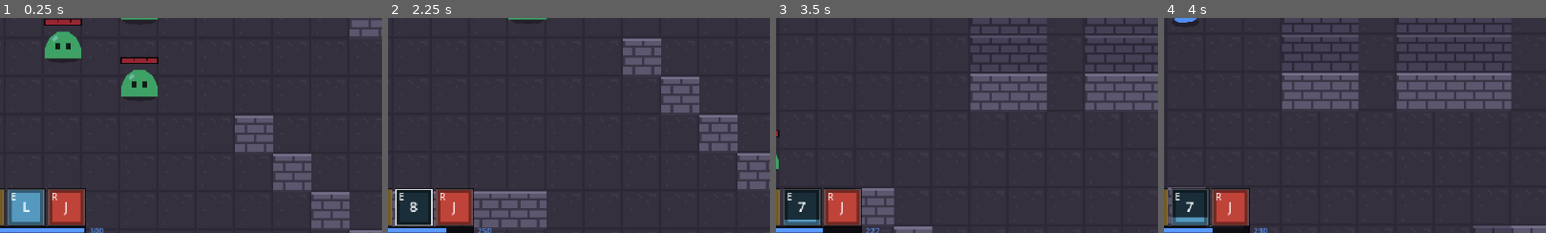
Above: before the commit, frames 1-4 (left to right).
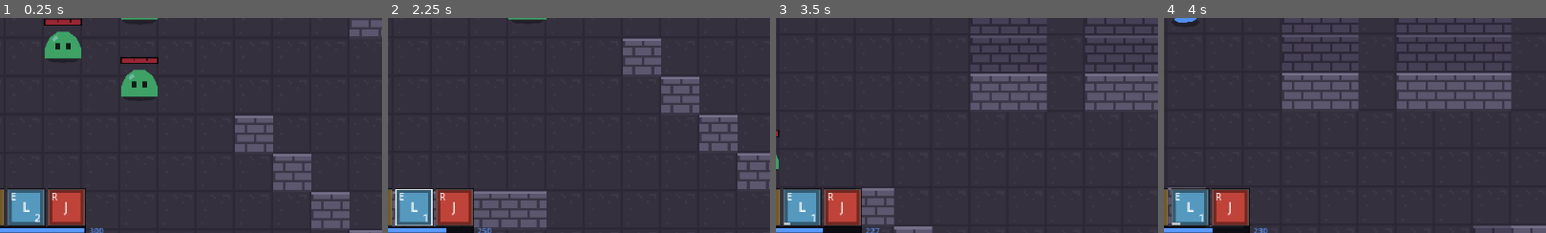
Above: after the commit, the same moments.

Repository: RyanAndrewsJR/uhgame
Game: Godot game, scene res://scenes/sandbox_main.tscn
The game is run twice, just before and just after one commit, with the same random seed, the same clock (stepped at 60 frames per second) and the same inputs. This scene is started directly instead of the project's main scene.
Inputs (mouse positions are % of the whole screen's width and height, from its top left):
- Up to frame 1 (0.25 s): no input
- Up to frame 2 (2.25 s): tap Enter at 0.5 s; move the mouse to (72, 45) at 0.52 s; hold D (move_right) 0.53-1.28 s; click (72, 45) at 0.6 s; tap Space (dash) at 0.8, 1.35 s; move the mouse to (30, 55) at 1.27 s; hold S (move_down) 1.28-2.03 s; click (30, 55) at 1.55 s; move the mouse to (60, 28) at 2.02 s; hold D (move_right) from 2.03 s (still down); tap E (ability_e) at 2.1 s
- Up to frame 3 (3.5 s): tap Space (dash) at 2.3 s; move the mouse to (45, 70) at 2.77 s; release D (move_right) at 2.78 s; hold W (move_up) from 2.78 s (still down); tap Q (ability_q) at 2.85 s; click (45, 70) at 3.05 s
- Up to frame 4 (4 s): move the mouse to (80, 65) at 3.52 s; release W (move_up) at 3.53 s; hold A (move_left) from 3.53 s (still down); tap R (ability_r) at 3.6 s; tap Space (dash) at 3.8 s
The pictures show only the part of the screen within x 49-99%, y 50-100%; the shares and areas given below are measured in that part.

The runs differ from the first frame. In frame 1, less than 0.1% of the frame differs, in the area x 9-11%, y 91-96%; in frame 2, 1.5%, in the area x 2-12%, y 80-97%; in frame 3, 1.3%; in frame 4, 1.3%.

Commit message:
ABILITIES AB4: charges

Diff:
--- a/game/scripts/abilities/ability.gd
+++ b/game/scripts/abilities/ability.gd
@@ -48,7 +48,7 @@
 @export var tags: Array[StringName] = []
 @export var display_name: String = "Ability"
 ## The tooltip template (get_tooltip()): plain text with placeholders such
-## as {damage}, {base_damage}, {ratios}, {cooldown}, {cost}, {range}, {cast_time},
+## as {damage}, {base_damage}, {ratios}, {cooldown}, {cost}, {charges}, {range}, {cast_time},
 ## or any param by name ({stun_duration}); {param%} shows it as a percent
 ## (0.35 -> 35%). Text without placeholders is shown as it is.
 @export_multiline var description: String = ""
@@ -66,6 +66,10 @@
 ## change it). Refunded if the cast is cancelled or interrupted before its
 ## effect. A unit without a resource pool pays nothing (ABILITIES.md, Costs).
 @export var resource_cost: float = 0.0
+## Stored casts (a scoped param, so items can add charges; min 1). Each
+## charge recharges over the cooldown, one at a time. Not the same as a
+## charge-up (holding the key). ABILITIES.md, Charges and recasts.
+@export var max_charges: int = 1
 ## Seconds rooted before the effect happens (LoL "cast time").
 @export var cast_time: float = 0.25
 ## LoL units. DIRECTION/POINT: from the caster's center. UNIT: edge to edge.
@@ -280,6 +284,8 @@
 			return _number_text(get_param(caster, &"cast_range"), percent)
 		"cost":
 			return _number_text(get_param(caster, &"resource_cost"), percent)
+		"charges":
+			return str(maxi(floori(get_param(caster, &"max_charges")), 1))
 	var value: Variant = get(key)
 	if value is float or value is int or get_scaling(StringName(key)) != null:
 		return _number_text(get_param(caster, StringName(key)), percent)
--- a/game/scripts/components/ability_component.gd
+++ b/game/scripts/components/ability_component.gd
@@ -24,9 +24,12 @@
 ## A cast was cancelled during its cast time (e.g. by a dash). cast_finished
 ## is emitted right after, so existing listeners still clean up.
 signal cast_cancelled(slot: StringName, ability: Ability)
-## A slot's cooldown counted down to 0 (not a refund). Plays the ability's
-## ready_sound (AUDIO.md).
+## A slot went from 0 charges to 1 by recharging (not a refund): it's
+## castable again. With max_charges 1 that's "its cooldown counted down to
+## 0". Plays the ability's ready_sound (AUDIO.md).
 signal cooldown_finished(slot: StringName, ability: Ability)
+## A slot's stored charges changed (cast, recharge, refund, max changed).
+signal charges_changed(slot: StringName, charges: int, max_charges: int)
 
 const SLOTS: Array[StringName] = [&"q", &"w", &"e", &"r"]
 ## Source id of the move_speed modifier from Ability.cast_move_speed_multiplier.
@@ -48,8 +51,10 @@
 var casting: bool = false
 var casting_slot: StringName = &""
 
-var _cooldown_left: Dictionary = {}   # slot -> seconds
+var _cooldown_left: Dictionary = {}   # slot -> seconds until the next charge (the recharge timer)
 var _cooldown_total: Dictionary = {}  # slot -> seconds (for the HUD sweep)
+var _charges: Dictionary = {}         # slot -> stored charges (set on first use: full)
+var _cast_took_charge: bool = false   # the cast in progress took a charge (a refund gives it back)
 var _pending: Dictionary = {}         # queued targeted cast: {slot, target}
 var _pending_repath: float = 0.0
 var _cast_serial: int = 0        # bumped by each cast and by a cancel
@@ -112,8 +117,24 @@
 	return unit.stats_component.get_cooldown(ability.get_param(unit, &"cooldown"))
 
 
+## True if the slot has a charge (with max_charges 1: its cooldown is done).
 func is_ready(slot: StringName) -> bool:
-	return get_ability(slot) != null and get_cooldown_left(slot) <= 0.0
+	return get_ability(slot) != null and get_charges(slot) > 0
+
+
+## Stored charges. A slot starts full the first time it's asked.
+func get_charges(slot: StringName) -> int:
+	if not _charges.has(slot):
+		_charges[slot] = get_max_charges(slot)
+	return _charges[slot]
+
+
+## max_charges after scoped modifiers (items), at least 1.
+func get_max_charges(slot: StringName) -> int:
+	var ability := get_ability(slot)
+	if ability == null:
+		return 1
+	return maxi(floori(ability.get_param(unit, &"max_charges")), 1)
 
 
 ## Ready, not casting, alive and not blocked. Doesn't look at the cost:
@@ -266,7 +287,7 @@
 	unit.attack.remove_lock(&"casting")
 	_remove_cast_move_speed()
 	if unit.is_alive():
-		_cooldown_left[slot] = 0.0  # Refund interrupted casts.
+		_restore_slot(slot)  # Refund interrupted casts (charge and cooldown).
 		_refund_cost()
 	casting = false
 	casting_slot = &""
@@ -283,7 +304,7 @@
 		unit.movement.remove_move_lock(&"casting")
 	unit.attack.remove_lock(&"casting")
 	_remove_cast_move_speed()
-	_cooldown_left[slot] = 0.0
+	_restore_slot(slot)
 	_refund_cost()
 	casting = false
 	casting_slot = &""
@@ -293,13 +314,7 @@
 
 func _physics_process(delta: float) -> void:
 	for s in SLOTS:
-		if _cooldown_left[s] > 0.0:
-			_cooldown_left[s] = maxf(_cooldown_left[s] - delta, 0.0)
-			if _cooldown_left[s] <= 0.0:
-				var ready_ability := get_ability(s)
-				if ready_ability != null:
-					Audio.play(ready_ability.ready_sound, 1.0, SoundEvent.Priority.HIGH)
-				cooldown_finished.emit(s, ready_ability)
+		_update_recharge(s, delta)
 
 	if _pending.is_empty() or casting:
 		return
@@ -326,8 +341,13 @@
 	var serial := _cast_serial
 	casting = true
 	casting_slot = slot
-	_cooldown_total[slot] = get_cooldown_duration(ability)
-	_cooldown_left[slot] = _cooldown_total[slot]
+	# Take a charge; its recharge starts now unless one is already running
+	# (charges come back one at a time). A cancel or interrupt gives it back.
+	_charges[slot] = get_charges(slot) - 1
+	_cast_took_charge = true
+	if _cooldown_left[slot] <= 0.0 and _charges[slot] < get_max_charges(slot):
+		_start_recharge(slot, ability)
+	charges_changed.emit(slot, _charges[slot], get_max_charges(slot))
 	# Pay at cast start (try_cast() checked it's affordable); refunded if the
 	# cast is cancelled or interrupted before its effect.
 	_cast_cost = 0.0
@@ -361,10 +381,11 @@
 	if interrupted:
 		_remove_telegraph(ctx)
 		if is_instance_valid(unit) and unit.is_alive():
-			_cooldown_left[slot] = 0.0  # Refund interrupted casts.
+			_restore_slot(slot)  # Refund interrupted casts.
 			_refund_cost()
 	else:
 		_cast_cost = 0.0   # the effect starts: nothing is refunded from here
+		_cast_took_charge = false
 		_executing = true
 		await ability.execute(unit, ctx)
 		_executing = false
@@ -409,6 +430,52 @@
 		ctx.telegraph.queue_free()
 
 
+## One slot's recharge, each physics frame: while below max_charges, the
+## timer counts one cooldown (duration taken when it starts), then +1 charge
+## and, if still below max, the next one. At or above max nothing runs (a
+## lowered max leaves extra charges until they're spent). Going from 0
+## charges to 1 is "ready": cooldown_finished and the ready_sound.
+func _update_recharge(slot: StringName, delta: float) -> void:
+	var ability := get_ability(slot)
+	var maximum := get_max_charges(slot)
+	if ability == null or get_charges(slot) >= maximum:
+		_cooldown_left[slot] = 0.0
+		return
+	if _cooldown_left[slot] <= 0.0:
+		_start_recharge(slot, ability)   # below max with no timer: a raised max
+		return
+	_cooldown_left[slot] = maxf(_cooldown_left[slot] - delta, 0.0)
+	if _cooldown_left[slot] > 0.0:
+		return
+	_charges[slot] += 1
+	charges_changed.emit(slot, _charges[slot], maximum)
+	if _charges[slot] == 1:
+		Audio.play(ability.ready_sound, 1.0, SoundEvent.Priority.HIGH)
+		cooldown_finished.emit(slot, ability)
+	if _charges[slot] < maximum:
+		_start_recharge(slot, ability)
+
+
+## Starts the timer for the slot's next charge: one cooldown (scoped
+## modifiers, then haste; get_cooldown_duration()).
+func _start_recharge(slot: StringName, ability: Ability) -> void:
+	_cooldown_total[slot] = get_cooldown_duration(ability)
+	_cooldown_left[slot] = _cooldown_total[slot]
+
+
+## A cancel or interrupt gives back the charge the cast took. Back at max,
+## the recharge stops (with max_charges 1: the cooldown is refunded); below
+## max, a recharge already running keeps its progress. A refund never pings.
+func _restore_slot(slot: StringName) -> void:
+	if not _cast_took_charge:
+		return
+	_cast_took_charge = false
+	_charges[slot] = get_charges(slot) + 1
+	if _charges[slot] >= get_max_charges(slot):
+		_cooldown_left[slot] = 0.0
+	charges_changed.emit(slot, _charges[slot], get_max_charges(slot))
+
+
 ## Gives back what the cast in progress paid (a cancel or interrupt before
 ## its effect). The pool clamps at its max.
 func _refund_cost() -> void:
--- a/game/scripts/rooms/sandbox_abilities.gd
+++ b/game/scripts/rooms/sandbox_abilities.gd
@@ -1,8 +1,10 @@
 extends Node
-## Sandbox only (ABILITIES AB3 demo): gives the player's abilities mana costs
-## through scoped resource_cost modifiers (source &"sandbox_demo"), so the
-## resource bar, spending and the "not enough resource" cue can be played.
-## The Knight's real costs are CHAMPIONS.md's; room_01 has none of this.
+## Sandbox only (ABILITIES demos), all through scoped modifiers under
+## &"sandbox_demo", like an item would:
+## - AB3: mana costs, so the resource bar, spending and the "not enough
+##   resource" cue can be played.
+## - AB4: extra charges (Lunge +1: two Lunges back to back).
+## The Knight's real numbers are CHAMPIONS.md's; room_01 has none of this.
 
 const SOURCE_ID := &"sandbox_demo"
 
@@ -15,6 +17,12 @@
 	&"knight_iron_resolve": 40.0,
 	&"knight_lunge": 50.0,
 	&"knight_judgement": 80.0,
+}
+## Off: every ability has its own max_charges (1), as in room_01.
+@export var demo_charges: bool = true
+## Ability id -> extra charges.
+@export var extra_charges: Dictionary[StringName, int] = {
+	&"knight_lunge": 1,
 }
 
 
@@ -29,11 +37,16 @@
 
 func _give_costs(node: Node) -> void:
 	var player := node as Player
-	if player == null or not demo_costs:
+	if player == null:
 		return
 	if not player.is_node_ready():
 		await player.ready   # its StatsComponent is set up in Unit._ready()
 	player.stats_component.remove_modifiers_from(SOURCE_ID)   # never twice
-	for id: StringName in costs:
-		player.stats_component.add_modifier(StatModifier.create(&"resource_cost",
-			StatModifier.Type.FLAT, costs[id], SOURCE_ID, StringName("ability:" + id)))
+	if demo_costs:
+		for id: StringName in costs:
+			player.stats_component.add_modifier(StatModifier.create(&"resource_cost",
+				StatModifier.Type.FLAT, costs[id], SOURCE_ID, StringName("ability:" + id)))
+	if demo_charges:
+		for id: StringName in extra_charges:
+			player.stats_component.add_modifier(StatModifier.create(&"max_charges",
+				StatModifier.Type.FLAT, float(extra_charges[id]), SOURCE_ID, StringName("ability:" + id)))
--- a/game/scripts/tests/abilities_test.gd
+++ b/game/scripts/tests/abilities_test.gd
@@ -14,6 +14,9 @@
 ## resource" failing at once and never buffered, the fail reasons, a
 ## buffered press that runs out reporting why, and the HUD cues (the
 ## resource bar and the slot flashes).
+## AB4: charges (max_charges 1 = the old cooldown, a scoped +1 gives two casts
+## back to back, one recharge at a time, the ready ping only at 0 -> 1, a
+## lowered max keeping extra charges, refunds giving the charge back).
 ## Prints PASS/FAIL per check, then a total. Run headless and it quits with
 ## the number of failures as the exit code.
 
@@ -62,11 +65,13 @@
 	await _test_costs()
 	await _test_fail_cues()
 	await _test_hud_cues()
+	print("\n=== Abilities test (ABILITIES AB4) ===")
+	await _test_charges()
 	print("=== %d passed, %d failed ===\n" % [_passed, _failed])
 
 	# A sound still playing at quit prints a harmless leak warning (AUDIO.md).
 	Audio.stop_all()
-	await _frames(1)
+	await _frames(10)
 	if DisplayServer.get_name() == "headless":
 		get_tree().quit(_failed)
 
@@ -526,6 +531,116 @@
 	knight.resource_pool.restore(1000.0)
 
 
+# --- AB4 ------------------------------------------------------------------------
+
+func _test_charges() -> void:
+	_section("AB4: charges")
+	await _reset_knight()
+	var ab := knight.abilities
+	_check("every ability has 1 charge by default",
+		[CLEAVE.max_charges, IRON_RESOLVE.max_charges, LUNGE.max_charges, JUDGEMENT.max_charges, SLAM.max_charges], [1, 1, 1, 1, 1])
+	await _wait_until(func() -> bool: return ab.can_cast(&"q"), 240)
+	_check("the Knight's Q: 1 of 1", [ab.get_charges(&"q"), ab.get_max_charges(&"q")], [1, 1])
+
+	# A quick test ability on Q: 0.5 s cooldown, no cast time.
+	var quick: Ability = CLEAVE.duplicate()
+	quick.id = &"test_charges"
+	quick.cooldown = 0.5
+	quick.cast_time = 0.0
+	var original_q := ab.q
+	ab.q = quick
+	var ready_count := [0]
+	var changes: Array = []
+	var on_ready := func(slot: StringName, _a: Ability) -> void:
+		if slot == &"q":
+			ready_count[0] += 1
+	var on_changed := func(slot: StringName, charges: int, maximum: int) -> void:
+		if slot == &"q":
+			changes.append([charges, maximum])
+	ab.cooldown_finished.connect(on_ready)
+	ab.charges_changed.connect(on_changed)
+	var aim := knight.global_position + Vector2(40, 0)
+
+	# max_charges 1 works exactly like the old cooldown.
+	ab.try_cast(&"q", aim)
+	_check("1 charge: cast -> 0, not ready, a 0.5 s timer",
+		[ab.get_charges(&"q"), ab.is_ready(&"q"), snappedf(ab.get_cooldown_left(&"q"), 0.001)], [0, false, 0.5])
+	var frames := 0
+	while not ab.is_ready(&"q") and frames < 60:
+		await get_tree().physics_frame
+		frames += 1
+	_check("ready again after 0.5 s (30-31 frames), one cooldown_finished", [frames >= 30 and frames <= 31, ready_count[0]], [true, 1])
+	_check("charges_changed: 0, then 1", changes, [[0, 1], [1, 1]])
+
+	# +1 charge from a scoped modifier (like an item).
+	var item := &"item_test_charges"
+	knight.stats_component.add_modifier(StatModifier.create(&"max_charges", StatModifier.Type.FLAT, 1.0, item, &"ability:test_charges"))
+	_check("+1 max_charges: 1 of 2, and the second charge starts recharging",
+		[ab.get_charges(&"q"), ab.get_max_charges(&"q")], [1, 2])
+	await _frames(32)
+	_check("0.5 s later: 2 of 2, no ready ping (it wasn't at 0)", [ab.get_charges(&"q"), ready_count[0]], [2, 1])
+	_check("{charges} in a tooltip", _with_description(quick, "{charges} charges").get_tooltip_plain(knight), "2 charges")
+
+	# Two casts back to back; charges come back one at a time.
+	ab.try_cast(&"q", aim)
+	_check("first cast: 1 left, still ready", [ab.get_charges(&"q"), ab.is_ready(&"q")], [1, true])
+	ab.try_cast(&"q", aim)
+	_check("second cast right after: 0 left, the running timer isn't restarted",
+		[ab.get_charges(&"q"), ab.is_ready(&"q"), snappedf(ab.get_cooldown_left(&"q"), 0.001)], [0, false, 0.5])
+	await _frames(31)
+	_check("0.5 s: one charge back (0 -> 1 pings once), the next one recharging",
+		[ab.get_charges(&"q"), ready_count[0], ab.get_cooldown_left(&"q") > 0.4], [1, 2, true])
+	await _frames(31)
+	_check("1 s: both back, no second ping", [ab.get_charges(&"q"), ready_count[0], ab.get_cooldown_left(&"q")], [2, 2, 0.0])
+
+	# Removing the item leaves the extra charge until it's spent.
+	knight.stats_component.remove_modifiers_from(item)
+	await _frames(1)
+	_check("item removed at 2 charges: max 1, the 2 stay, nothing recharges",
+		[ab.get_max_charges(&"q"), ab.get_charges(&"q"), ab.get_cooldown_left(&"q")], [1, 2, 0.0])
+	ab.try_cast(&"q", aim)
+	_check("spend one: 1 left (at max: no timer)", [ab.get_charges(&"q"), ab.get_cooldown_left(&"q")], [1, 0.0])
+	ab.try_cast(&"q", aim)
+	_check("spend the other: 0, the recharge starts", [ab.get_charges(&"q"), snappedf(ab.get_cooldown_left(&"q"), 0.001)], [0, 0.5])
+	await _wait_until(func() -> bool: return ab.is_ready(&"q"), 60)
+
+	# Refunds give the charge back.
+	var slow: Ability = quick.duplicate()
+	slow.cast_time = 0.3
+	ab.q = slow
+	knight.stats_component.add_modifier(StatModifier.create(&"max_charges", StatModifier.Type.FLAT, 1.0, item, &"ability:test_charges"))
+	await _wait_until(func() -> bool: return ab.get_charges(&"q") == 2, 60)
+	var pings: int = ready_count[0]
+	ab.try_cast(&"q", aim)
+	await _frames(3)
+	knight.apply_stun(0.1)
+	_check("full, cast, stunned in the cast time: back to 2, no timer, no ping",
+		[ab.get_charges(&"q"), ab.get_cooldown_left(&"q"), ready_count[0]], [2, 0.0, pings])
+	await _wait_until(func() -> bool: return not knight.is_stunned(), 30)
+	ab.try_cast(&"q", aim)
+	await _wait_until(func() -> bool: return not ab.casting, 30)   # 1 left, recharging
+	await _frames(6)
+	var left := ab.get_cooldown_left(&"q")
+	ab.try_cast(&"q", aim)
+	await _frames(3)
+	knight.apply_stun(0.1)
+	_check("1 left and recharging, cast, stunned: 1 again, the recharge kept its progress",
+		[ab.get_charges(&"q"), ab.get_cooldown_left(&"q") < left, ab.get_cooldown_left(&"q") > 0.0], [1, true, true])
+
+	knight.stats_component.remove_modifiers_from(item)
+	ab.cooldown_finished.disconnect(on_ready)
+	ab.charges_changed.disconnect(on_changed)
+	await _wait_until(func() -> bool: return not knight.is_stunned(), 30)
+	await _wait_until(func() -> bool: return ab.get_charges(&"q") >= 1, 60)
+	ab.q = original_q
+
+
+func _with_description(ability: Ability, text: String) -> Ability:
+	var copy: Ability = ability.duplicate()
+	copy.description = text
+	return copy
+
+
 func _add_costs(costs: Dictionary) -> void:
 	for id: StringName in costs:
 		knight.stats_component.add_modifier(StatModifier.create(&"resource_cost",
--- a/game/scripts/ui/ability_bar.gd
+++ b/game/scripts/ui/ability_bar.gd
@@ -71,10 +71,16 @@
 		draw_rect(rect, Color(ability.icon_color.darkened(0.55)))
 		draw_rect(rect.grow(-3), Color(ability.icon_color.darkened(0.25)))
 		var frac := abilities.get_cooldown_fraction(slot)
-		if frac <= 0.0:
+		var charges := abilities.get_charges(slot)
+		var max_charges := abilities.get_max_charges(slot)
+		if charges > 0:
 			var initials := _initials(ability.display_name)
 			draw_string(_font, rect.position + Vector2(0, SLOT * 0.62), initials,
 				HORIZONTAL_ALIGNMENT_CENTER, SLOT, 11, Color(1, 1, 1, 0.95))
+			if frac > 0.0:
+				# A charge is recharging while others are stored: a thin bar
+				# along the bottom fills up as it comes back.
+				draw_rect(Rect2(rect.position + Vector2(0, SLOT - 2), Vector2(SLOT * (1.0 - frac), 2)), Color(1, 1, 1, 0.7))
 		else:
 			# Cooldown sweep (dark overlay shrinking from the top) + seconds.
 			draw_rect(Rect2(rect.position, Vector2(SLOT, SLOT * frac)), Color(0, 0, 0, 0.7))
@@ -82,6 +88,10 @@
 			var txt := "%.1f" % left if left < 1.0 else str(ceili(left))
 			draw_string(_font, rect.position + Vector2(0, SLOT * 0.62), txt,
 				HORIZONTAL_ALIGNMENT_CENTER, SLOT, 12, Color(1, 1, 1))
+		if max_charges > 1 or charges > 1:
+			# Stored charges, bottom right (only for abilities with charges).
+			draw_string(_font, rect.position + Vector2(0, SLOT - 3), str(charges),
+				HORIZONTAL_ALIGNMENT_RIGHT, SLOT - 2, 9, Color(1, 1, 1))
 
 		# Can't cast right now: grey while stunned or silenced, blue while
 		# the cost can't be paid.
@@ -127,7 +137,9 @@
 	var cd := abilities.get_cooldown_duration(ability)
 	var cost := abilities.get_cost(ability)
 	var cost_text := "   Cost %s" % _num(cost) if cost > 0.0 else ""
-	draw_string(_font, rect.position + Vector2(6, 22), "Cooldown %ss%s%s" % [_num(cd), cost_text, "   Auto reset" if ability.resets_auto_attack else ""],
+	var max_charges := abilities.get_max_charges(slot)
+	var charges_text := "   %d charges" % max_charges if max_charges > 1 else ""
+	draw_string(_font, rect.position + Vector2(6, 22), "Cooldown %ss%s%s%s" % [_num(cd), cost_text, charges_text, "   Auto reset" if ability.resets_auto_attack else ""],
 		HORIZONTAL_ALIGNMENT_LEFT, -1, 8, Color(0.75, 0.75, 0.8))
 	for li in lines.size():
 		draw_string(_font, rect.position + Vector2(6, 34 + li * 10), lines[li], HORIZONTAL_ALIGNMENT_LEFT, -1, 8, Color(1, 1, 1, 0.9))
Not shown, changed: CLAUDE.md
Not shown, changed: docs/ABILITIES.md
Not shown, changed: docs/CHANGELOG.md
Not shown, changed: docs/DECISIONS.md
